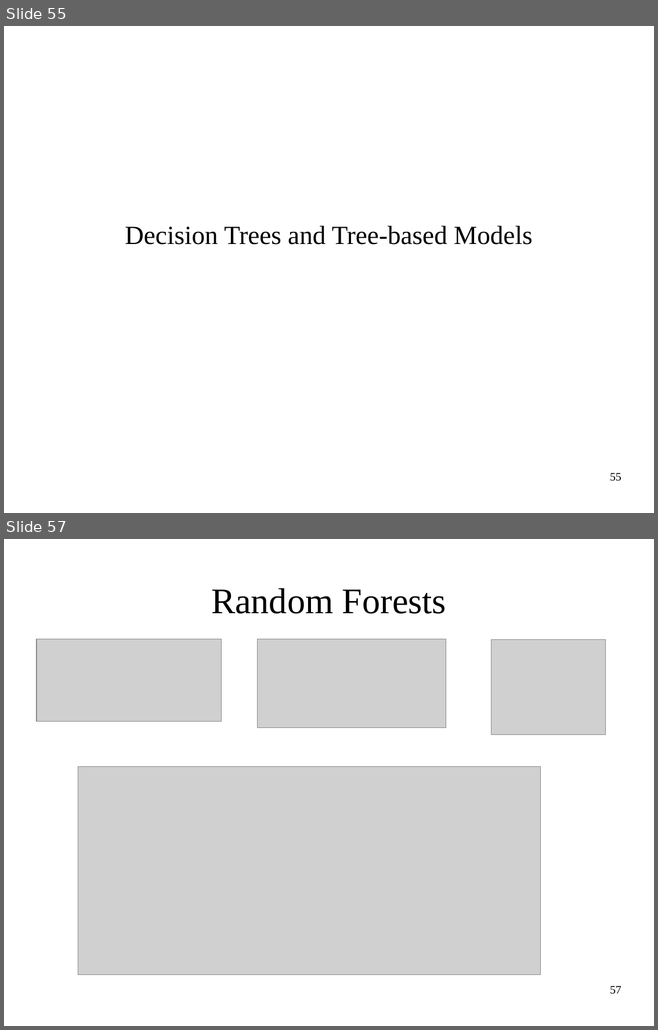
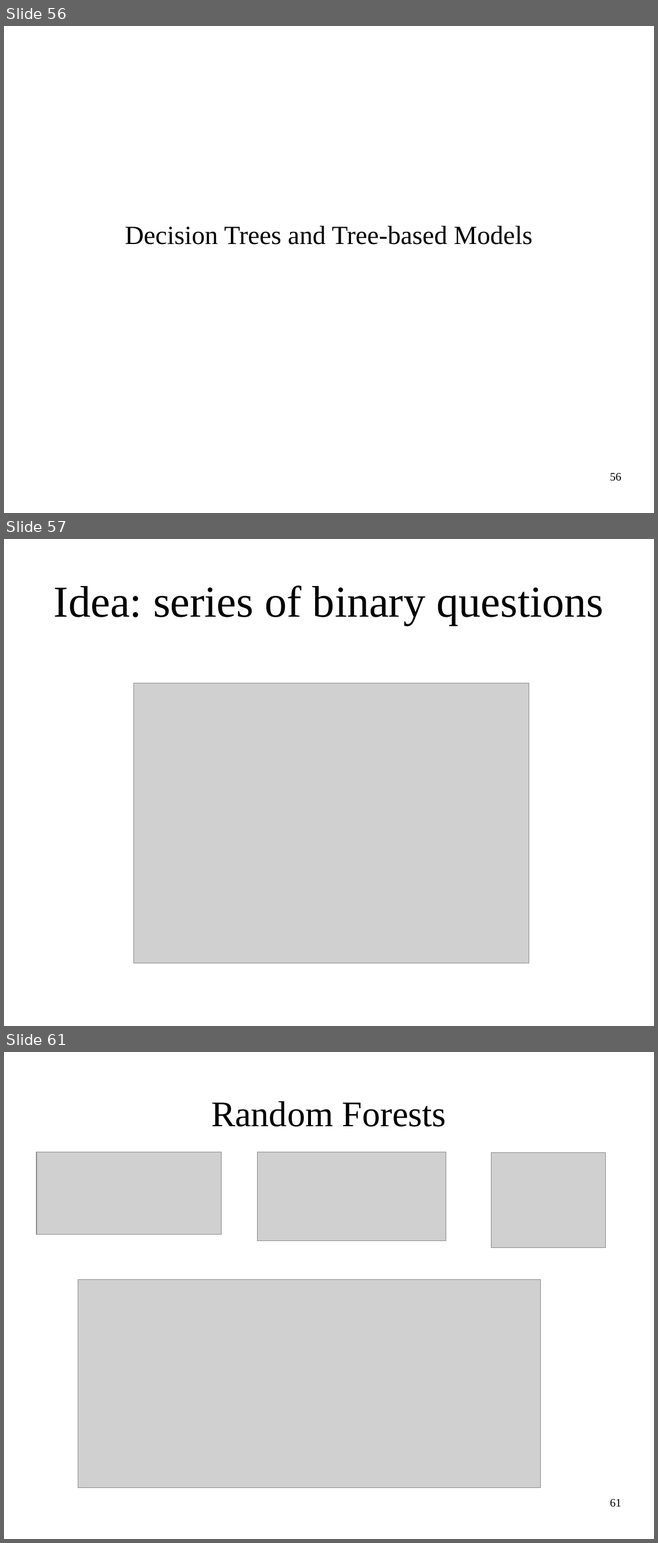
Before and after one commit to amueller/ml-workshop-1-of-4, a slide deck: intro-to-machine-learning-odsc-masterclass-2017.odp. Shown one above the other, each under a label of ours: slides 55 and 57 before the commit, slides 56, 57 and 61 after it; the slides between them are not shown. The pictures are 658x1030 and 658x1543 pixels, drawn with LibreOffice and Linux fonts; fonts in the diff are those of the drawing; grey boxes stand for pictures. Boxes give left, top, right and bottom in pixels: in the first picture for what was removed or moved away, otherwise in the second. Text is boxed around its words. In the diff, an @@ line names an element or a change of style, - is before the commit and + after.

```diff
--- a/intro-to-machine-learning-odsc-masterclass-2017.odp
+++ b/intro-to-machine-learning-odsc-masterclass-2017.odp
@@ slide 57 added at [4,539,654,1026], background #FFFFFF @@
@@ title added at [54,585,603,625], 54 pt, text #000000 @@
+Idea: series of binary questions
@@ picture added at [134,683,529,964] @@
@@ what was slide 55 is now slide 56 @@
@@ page number at [610,473,621,481]: text changed @@
-55
+56
@@ what was slide 57 is now slide 61 @@
@@ page number at [610,1499,621,1507]: text changed @@
-57
+61
```
Also in this commit, not shown: 4 slides changed, 4 other slides added, 1 slide removed, 3 other files.
